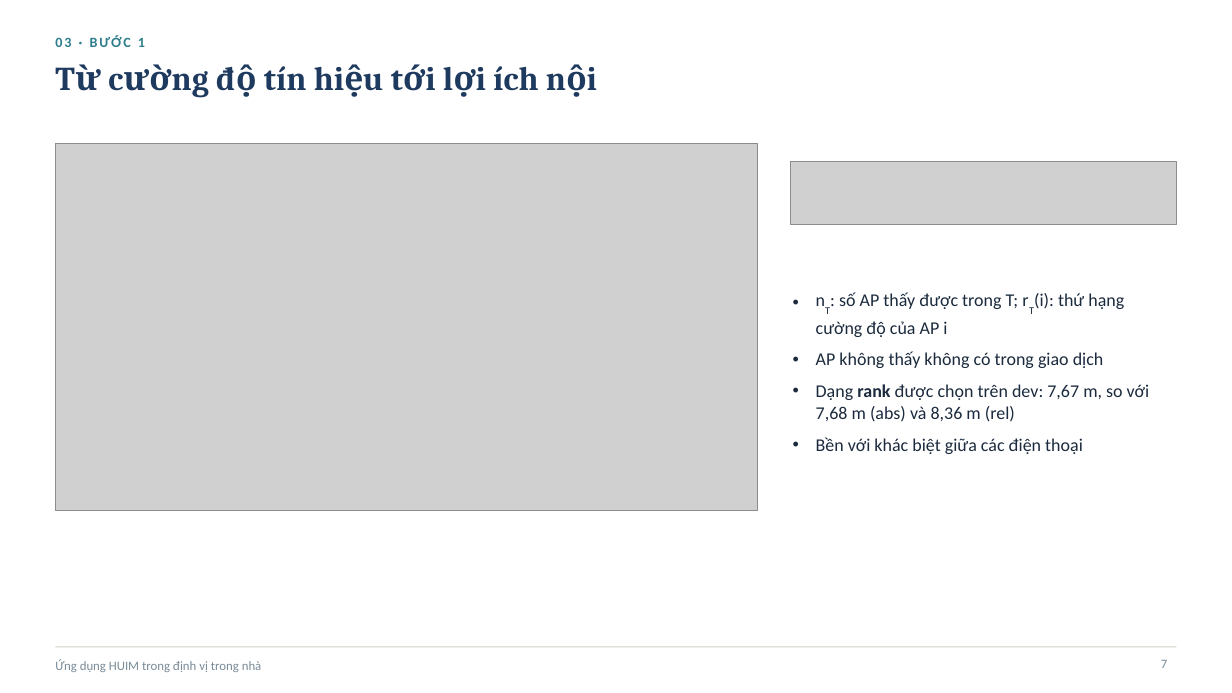
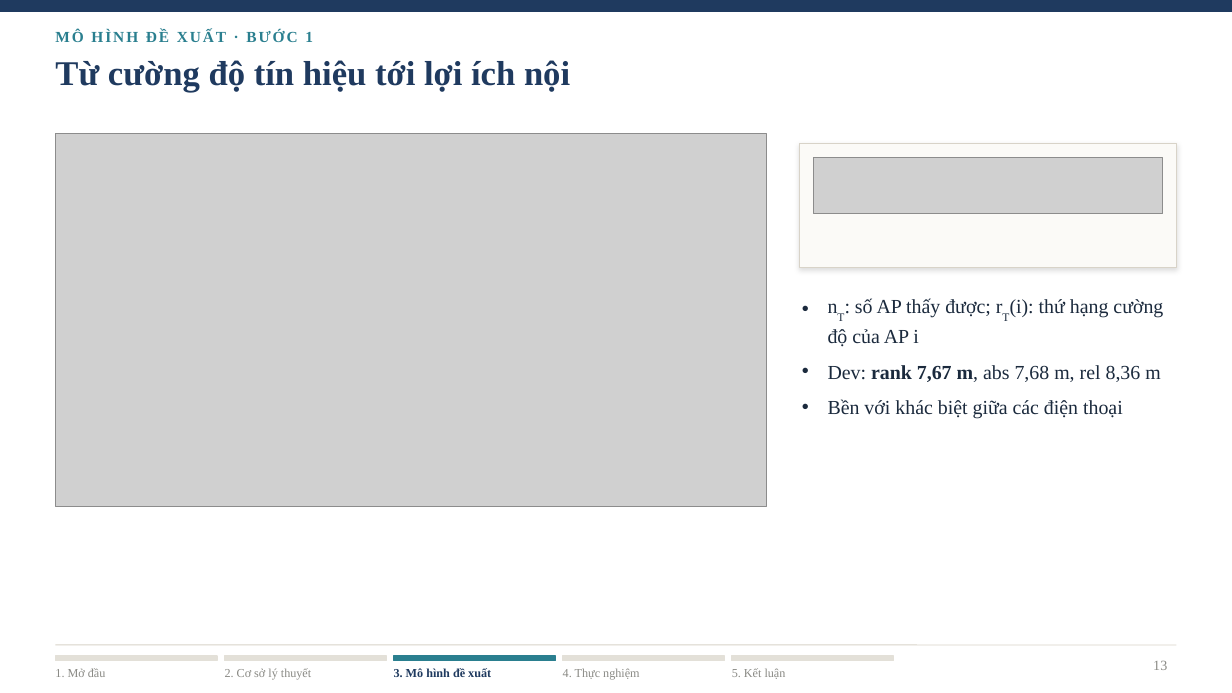
Before and after one commit to ThaiTaka/HUIM-IPS-, a slide deck: slide 13 of BAOCAO/Slide_HUIM_IPS_UJIIndoorLoc.pptx (slide 7 before the commit). Drawn at 1232x693 pixels with LibreOffice and Linux fonts; fonts in the diff are those of the drawing; grey boxes stand for pictures. Boxes give left, top, right and bottom in pixels: in the first picture for what was removed or moved away, otherwise in the second. Text is boxed around its words. In the diff, an @@ line names an element or a change of style, - is before the commit and + after.

```diff
--- a/BAOCAO/Slide_HUIM_IPS_UJIIndoorLoc.pptx
+++ b/BAOCAO/Slide_HUIM_IPS_UJIIndoorLoc.pptx
@@ rectangle added at (0,0,1232,11), fill #1F3A5F, outline #1F3A5F 1 pt @@
@@ text at (55,29,313,42): text changed; size 11 to 12 pt; font Calibri to Times New Roman; text colour #2E7D8C to #2A7F8F @@
-03 · BƯỚC 1
+MÔ HÌNH ĐỀ XUẤT · BƯỚC 1
@@ title "Từ cường độ tín hiệu ..." at (55,60,570,92): size 26 to 27 pt, font Cambria to Times New Roman @@
@@ picture: place and size @@
-picture at (55,143,758,511)
+picture at (55,134,767,506)
@@ rectangle added at (799,143,1177,268), fill #FBFAF7, outline #D8D3C8 0.75 pt @@
@@ picture: place and size @@
-picture at (790,162,1177,225)
+picture at (813,157,1163,213)
@@ text "nT: số AP thấy được; ...": place and size @@
-text "nT: số AP thấy được; ..." at (816,292,1149,454)
+text "nT: số AP thấy được; ..." at (828,298,1163,419)
@@ text at (828,298,1163,382): text changed; size 14 to 15.5 pt; font Calibri to Times New Roman @@
-• nT: số AP thấy được trong T; rT(i): thứ hạng cường độ của AP i
-• AP không thấy không có trong giao dịch
-• Dạng rank được chọn trên dev: 7,67 m, so với 7,68 m (abs) và 8,36 m (rel)
+• nT: số AP thấy được; rT(i): thứ hạng cường độ của AP i
+• Dev: rank 7,67 m, abs 7,68 m, rel 8,36 m
@@ text at (828,399,1123,419): size 14 to 15.5 pt, font Calibri to Times New Roman in "Bền với khác biệt giữa các điện ..."; indent changed; more space between paragraphs @@
@@ line (55, 645) - (1177, 645): stroke #D5D0C4 0.75 pt to #D8D3C8 0.75 pt @@
@@ text removed at (55,659,262,672) @@
-Ứng dụng HUIM trong định vị trong nhà
@@ rectangle added at (55,656,217,661), fill #E3E0D8, outline #E3E0D8 1 pt @@
@@ rectangle added at (225,656,386,661), fill #E3E0D8, outline #E3E0D8 1 pt @@
@@ rectangle added at (394,656,555,661), fill #2A7F8F, outline #2A7F8F 1 pt @@
@@ rectangle added at (563,656,725,661), fill #E3E0D8, outline #E3E0D8 1 pt @@
@@ rectangle added at (732,656,894,661), fill #E3E0D8, outline #E3E0D8 1 pt @@
@@ text added at (55,668,106,677), 9.5 pt, text #8A8A85 @@
+1. Mở đầu
@@ text added at (225,668,311,679), 9.5 pt, text #8A8A85 @@
+2. Cơ sở lý thuyết
@@ text added at (394,668,491,677), 9.5 pt, text #1F3A5F, bold @@
+3. Mô hình đề xuất
@@ text added at (563,668,639,679), 9.5 pt, text #8A8A85 @@
+4. Thực nghiệm
@@ text added at (732,668,786,679), 9.5 pt, text #8A8A85 @@
+5. Kết luận
@@ page number added at (1153,661,1167,670), 11 pt, text #8A8A85 @@
+13
@@ page number removed at (1161,660,1167,668) @@
-7
```
Also in this commit, not shown: 8 other slides changed, 30 slides added, 13 slides removed, 44 other files.
